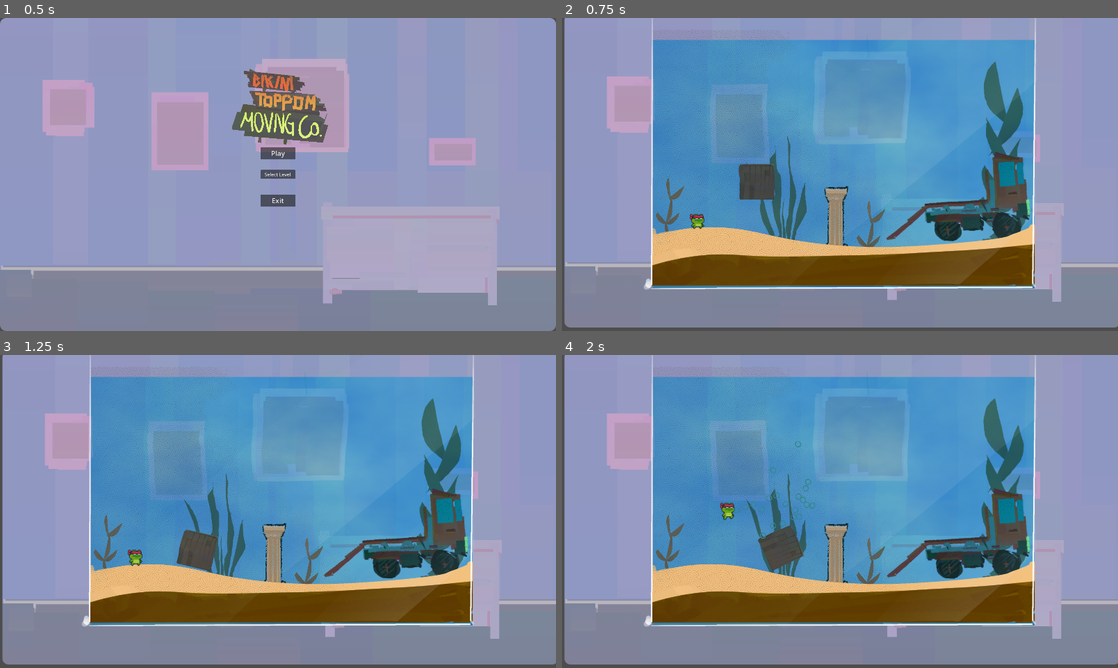
Above: before the commit, frames 1-4 (two rows, left to right).
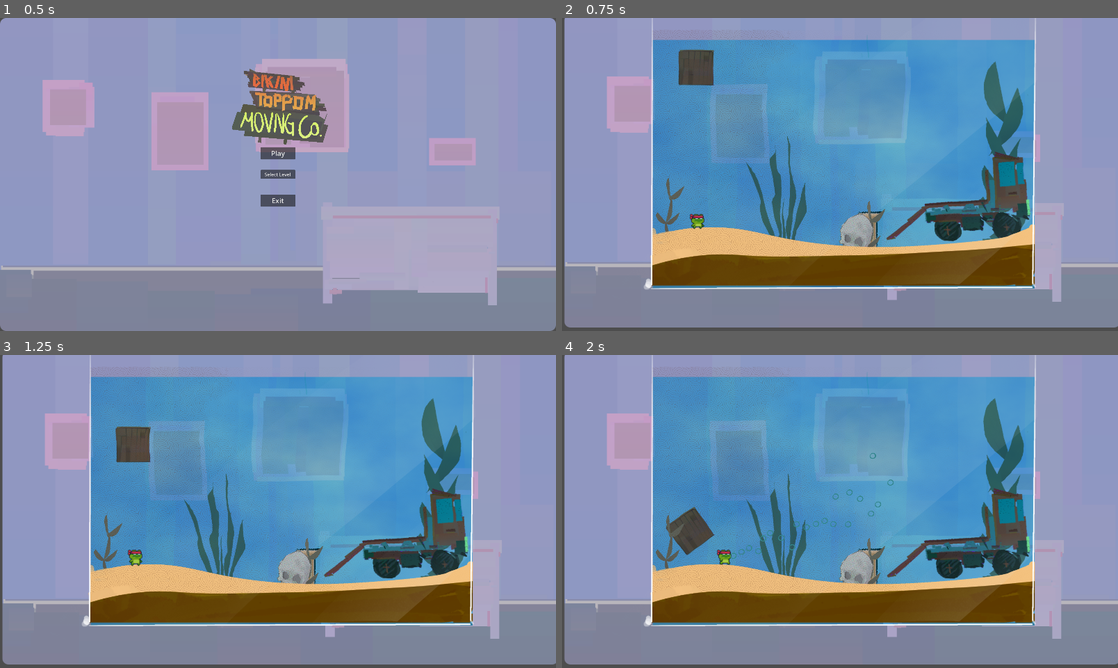
Above: after the commit, the same moments.

Repository: pR1smPrime/BikiniTop25
Game: Godot game, scene res://bikini_toppem_moving_service.tscn
Same seed, same stepped clock (60 frames per second), same inputs: the game is played once before the commit and once after it. The engine's default icon, where the game draws it, is replaced by a stand-in: a white triangle on a blue panel in a dark square.
Inputs (mouse positions are in pixels of both pictures, inside the frame that each line leads up to):
- Up to frame 1 (0.5 s): no input
- Up to frame 2 (0.75 s): click "Play" at 0.5 s
- Up to frame 3 (1.25 s): no input
- Up to frame 4 (2 s): move the mouse to (962, 495) at 1.27 s; press the mouse at (962, 495) at 1.28 s; hold D (right) from 1.28 s (still down); tap W (jump) at 1.52 s

Frame 1 is identical in both runs. In frame 2, 2.6% of the frame differs, in the area x 20-58%, y 10-74%; in frame 3, 2.5%; in frame 4, 3.0%, in the area x 18-60%, y 27-74%.

Commit message:
tweaked levels 1, 2 and 4

Diff:
--- a/scenes/levels/level1.tscn
+++ b/scenes/levels/level1.tscn
@@ -10,6 +10,7 @@
 [ext_resource type="PackedScene" uid="uid://dbba0xayt6m1u" path="res://assets/objects/staticNoCollision/staNoCo_algae1.tscn" id="8_gk1iv"]
 [ext_resource type="PackedScene" uid="uid://bj253dgyyi6n" path="res://assets/objects/staticNoCollision/staNoCo_algae3.tscn" id="9_375lw"]
 [ext_resource type="PackedScene" uid="uid://t1qapbdlfqnh" path="res://assets/objects/staticNoCollision/staNoCo_algae2.tscn" id="10_ue1s2"]
+[ext_resource type="PackedScene" uid="uid://cf618ai8wa2sn" path="res://assets/objects/statics/static_skull.tscn" id="11_fmbsn"]
 
 [node name="Level1" type="Node2D"]
 
@@ -23,7 +24,7 @@
 position = Vector2(952, -524)
 
 [node name="MovableObj" parent="." instance=ExtResource("5_hip1h")]
-position = Vector2(676, -413)
+position = Vector2(471, -805)
 collision_layer = 3
 collision_mask = 3
 script = ExtResource("6_n7tj6")
@@ -34,8 +35,8 @@
 [node name="waves" parent="." instance=ExtResource("7_2e5qh")]
 
 [node name="StaticColumn" parent="." instance=ExtResource("7_3gybj")]
-position = Vector2(936, -368)
-scale = Vector2(0.3, 0.4)
+position = Vector2(1052, -311)
+scale = Vector2(0.3, 0.3)
 
 [node name="staNoCo_algae1" parent="." instance=ExtResource("8_gk1iv")]
 position = Vector2(1058, -314)
@@ -54,3 +55,7 @@
 z_index = -1
 position = Vector2(1526, -585)
 scale = Vector2(0.5, 0.5)
+
+[node name="StaticSkull" parent="." instance=ExtResource("11_fmbsn")]
+position = Vector2(1008, -315)
+scale = Vector2(0.2, 0.2)
--- a/scenes/levels/level2.tscn
+++ b/scenes/levels/level2.tscn
@@ -29,8 +29,7 @@
 script = ExtResource("4_jfwhh")
 
 [node name="TargetTruck" parent="." instance=ExtResource("6_hvh3e")]
-position = Vector2(1500, -353)
-rotation = -0.179769
+position = Vector2(1442, -333)
 scale = Vector2(0.5, 0.5)
 
 [node name="waves" parent="." instance=ExtResource("7_0uyk1")]
@@ -40,7 +39,8 @@
 scale = Vector2(0.5, 0.5)
 
 [node name="StaticColumn" parent="." instance=ExtResource("8_r7dsu")]
-position = Vector2(1232, -548)
+position = Vector2(1204, -524)
+scale = Vector2(0.5, 1)
 
 [node name="StaticChest" parent="." instance=ExtResource("9_nqrt1")]
 position = Vector2(509, -368)
@@ -60,3 +60,7 @@
 z_index = -1
 position = Vector2(937, -529)
 scale = Vector2(0.5, 0.5)
+
+[node name="StaticChest2" parent="." instance=ExtResource("9_nqrt1")]
+position = Vector2(807, -325)
+scale = Vector2(-0.2, 0.2)
--- a/scenes/levels/level4.tscn
+++ b/scenes/levels/level4.tscn
@@ -39,7 +39,7 @@
 position = Vector2(952, -524)
 
 [node name="MovableObj" parent="." instance=ExtResource("4_jfw20")]
-position = Vector2(789, -727)
+position = Vector2(497, -879)
 collision_layer = 3
 collision_mask = 3
 script = ExtResource("5_xi65j")
Not shown: 1 places in scenes/levels/level1.tscn that only renumber resources
